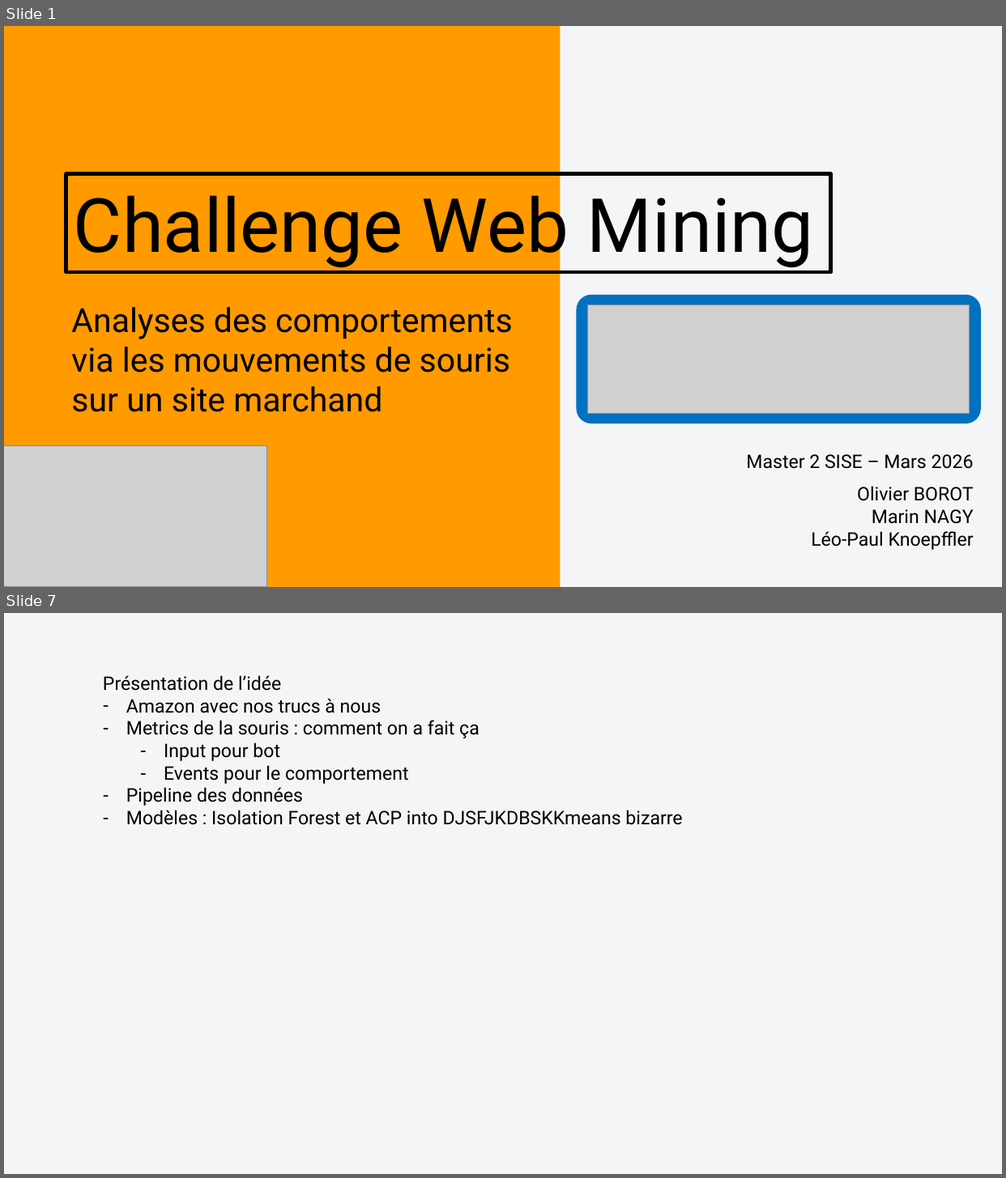
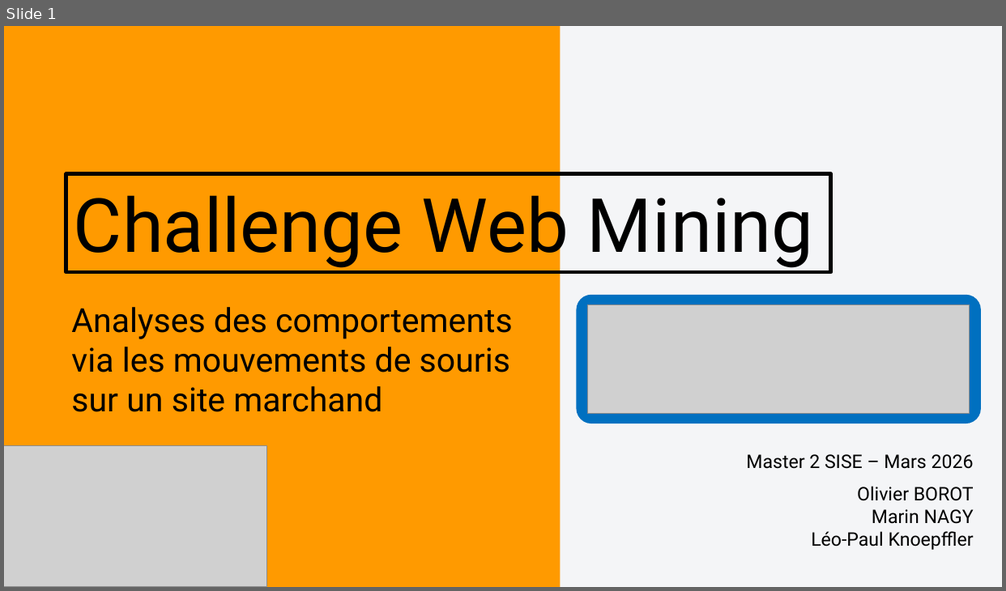
Before and after one commit to OlivierBOROT/SISE-Challenge-WebMining, a slide deck: Présentation_orale.pptx. Shown one above the other, each under a label of ours: slides 1 and 7 before the commit, slide 1 after it; the slides between them are not shown. The pictures are 1006x1178 and 1006x591 pixels, drawn with LibreOffice and Linux fonts; fonts in the diff are those of the drawing; grey boxes stand for pictures. Boxes give left, top, right and bottom in pixels: in the first picture for what was removed or moved away, otherwise in the second. Text is boxed around its words. In the diff, an @@ line names an element or a change of style, - is before the commit and + after.

```diff
--- a/Présentation_orale.pptx
+++ b/Présentation_orale.pptx
@@ slide 7 removed at bbox=[4, 613, 1002, 1174], background #F4F5F7 @@
@@ text removed at bbox=[103, 675, 682, 825] @@
-Présentation de l’idée
-– Amazon avec nos trucs à nous
-– Metrics de la souris : comment on a fait ça
-  – Input pour bot
-  – Events pour le comportement
-– Pipeline des données
-– Modèles : Isolation Forest et ACP into DJSFJKDBSKKmeans bizarre
```
Also in this commit, not shown: 11 slides added, 5 other slides removed.
